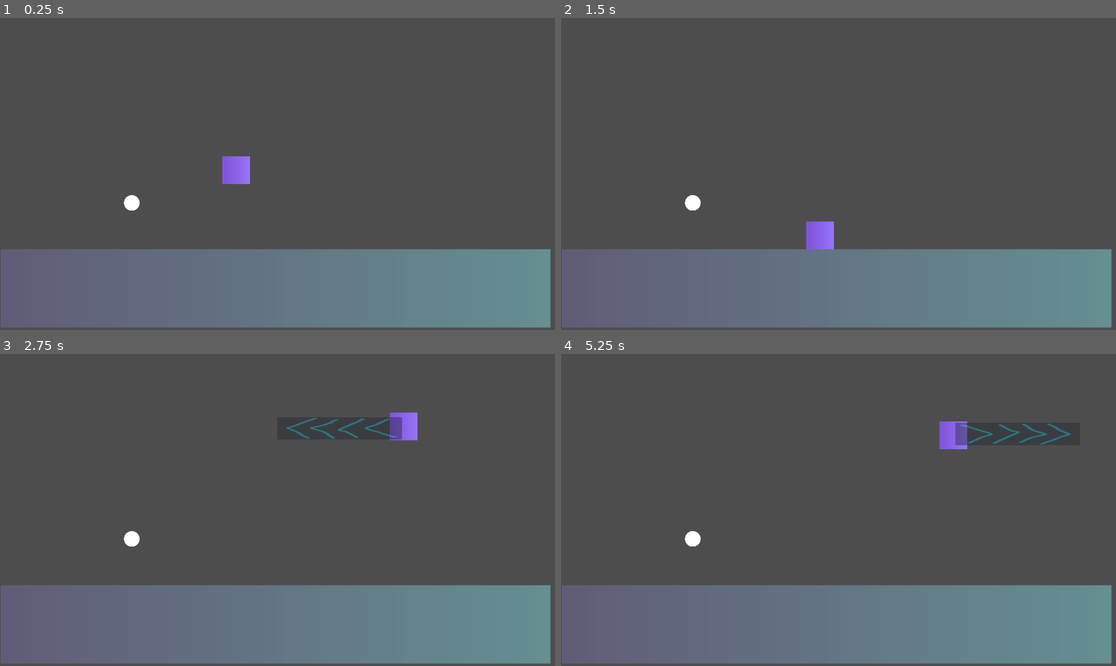
Above: before the commit, frames 1-4 (two rows, left to right).
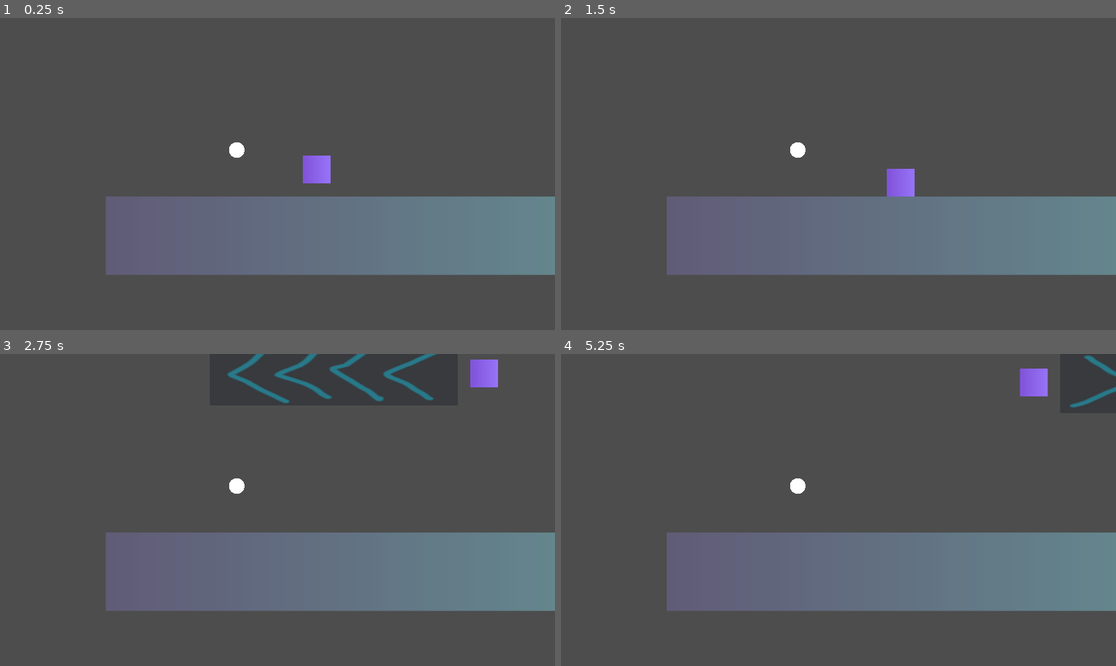
Above: after the commit, the same moments.

Repository: cmaciver/double-bubble-ggj
Game: Godot game, scene res://src/sab-test-scene.tscn
Same seed, same stepped clock (60 frames per second), same inputs: the game is played once before the commit and once after it.
Inputs (mouse positions are in pixels of both pictures, inside the frame that each line leads up to):
- Up to frame 1 (0.25 s): no input
- Up to frame 2 (1.5 s): move the mouse to (694, 202) at 0.52 s; hold Shift (platform_aim) 0.53-1.28 s; hold D (platform_right) from 0.53 s (still down); tap Space (platform_jump) at 0.77 s; tap Enter at 1.25 s; move the mouse to (727, 189) at 1.27 s; click (727, 189) at 1.35 s
- Up to frame 3 (2.75 s): tap Space (platform_jump) at 1.52 s; tap Shift (platform_aim) at 1.55 s; move the mouse to (333, 441) at 2.02 s; release D (platform_right) at 2.03 s; hold A (platform_left) from 2.03 s (still down); hold Shift (platform_aim) from 2.03 s (still down)
- Up to frame 4 (5.25 s): move the mouse to (810, 572) at 2.77 s; release A (platform_left) at 2.78 s; release Shift (platform_aim) at 2.78 s; hold D (platform_right) 2.78-4.28 s; right-click (810, 572) at 2.85 s; tap Space (platform_jump) at 3.02, 3.77, 4.25, 4.52 s; tap Shift (platform_aim) at 3.05, 4.55 s; move the mouse to (1005, 556) at 3.52 s; hold Shift (platform_aim) 3.53-4.28 s; move the mouse to (672, 463) at 4.27 s; hold A (platform_left) 4.28-5.03 s; click (672, 463) at 4.35 s; move the mouse to (866, 510) at 5.02 s; hold D (platform_right) from 5.03 s (still down); hold Shift (platform_aim) from 5.03 s (still down)

The runs differ from the first frame. In frame 1, 33% of the frame differs, in the area x 0-100%, y 39-100%; in frame 2, 33%; in frame 3, 35%, in the area x 0-100%, y 0-100%; in frame 4, 34%.

Commit message:
Fixed issue with Area Gravity not working on gun!

Diff:
--- a/double-bubble/src/bubble.tscn
+++ b/double-bubble/src/bubble.tscn
@@ -11,6 +11,7 @@
 collision_mask = 3
 input_pickable = true
 inertia = 4.0
+can_sleep = false
 constant_force = Vector2(0, -980)
 script = ExtResource("1_g2wj2")
 
--- a/double-bubble/src/player1/platformer-character.tscn
+++ b/double-bubble/src/player1/platformer-character.tscn
@@ -1,6 +1,7 @@
-[gd_scene load_steps=5 format=3 uid="uid://c6yel3id1rfn4"]
+[gd_scene load_steps=6 format=3 uid="uid://c6yel3id1rfn4"]
 
 [ext_resource type="Script" path="res://src/player1/platformer_character.gd" id="1_8wvk8"]
+[ext_resource type="PackedScene" uid="uid://dve7uktmtl1sy" path="res://src/wind_gun.tscn" id="2_rfbsy"]
 
 [sub_resource type="RectangleShape2D" id="RectangleShape2D_dnpdv"]
 size = Vector2(48, 48)
@@ -21,3 +22,7 @@
 position = Vector2(0, 1.90735e-06)
 scale = Vector2(0.75, 0.75)
 texture = SubResource("GradientTexture2D_wiprs")
+
+[node name="WindGun" parent="." instance=ExtResource("2_rfbsy")]
+visible = false
+scale = Vector2(0.970764, -0.45564)
--- a/double-bubble/src/player1/platformer_character.gd
+++ b/double-bubble/src/player1/platformer_character.gd
@@ -7,15 +7,7 @@
 var is_aiming = false
 var aim_dir = Vector2()
 
-var wind : Node2D
-var wind_area
-
-func _ready():
-	wind = Node2D.new()
-	call_deferred("add_sibling", wind)
-	wind.position = position
-	wind_area = load("res://src/wind_area.tscn").instantiate()
-	wind.add_child(wind_area)
+@onready var wind : Area2D = $WindGun
 
 func _physics_process(delta: float) -> void:
 	# Add the gravity.
@@ -26,24 +18,18 @@
 	if Input.is_action_just_pressed("platform_jump") and is_on_floor():
 		velocity.y = JUMP_VELOCITY
 
-	if Input.is_action_just_pressed("platform_aim"):
-		is_aiming = true
-		wind_area.show()
-
-	if Input.is_action_just_released("platform_aim"):
-		is_aiming = false
-		wind_area.hide()
-		#fan()
-
-	if is_aiming:
+	# Aiming
+	if Input.is_action_pressed("platform_aim"):
+		wind.show()
 		aim_dir = Input.get_vector("platform_left", "platform_right", "platform_up", "platform_down")
-		print(aim_dir.angle())
-		wind.position = position
-		wind.rotation_degrees = rad_to_deg(aim_dir.angle())
+		wind.gravity_direction = aim_dir
+		wind.rotation = aim_dir.angle()
 		if is_on_floor():
 			velocity = Vector2()
 
-	if(!is_aiming):
+	# Normal Movement
+	else:
+		wind.hide()
 		var direction := Input.get_axis("platform_left", "platform_right")
 		if direction:
 			velocity.x = direction * SPEED
@@ -55,6 +41,3 @@
 		var collision = get_slide_collision(i)
 		if collision.get_collider().name == "Bubble":
 			bubble_touched.emit(collision.get_collider())
-
-#func fan():
-	#fan_shot.emit(self.position, aim_dir)
--- a/double-bubble/src/sab-test-scene.tscn
+++ b/double-bubble/src/sab-test-scene.tscn
@@ -31,10 +31,13 @@
 texture = SubResource("GradientTexture2D_r3q18")
 
 [node name="Platformer" parent="." instance=ExtResource("1_o2pp1")]
-position = Vector2(817, 498)
+position = Vector2(732, 678)
 scale = Vector2(2, 2)
 
 [node name="BubblePopTimer" type="Timer" parent="."]
 wait_time = 0.11
 
+[node name="Camera2D" type="Camera2D" parent="."]
+position = Vector2(597, 723)
+
 [connection signal="timeout" from="BubblePopTimer" to="." method="_on_bubble_pop_timer_timeout"]
--- /dev/null
+++ b/double-bubble/src/wind_gun.gd
@@ -0,0 +1,11 @@
+extends Node2D
+
+
+# Called when the node enters the scene tree for the first time.
+func _ready() -> void:
+	pass # Replace with function body.
+
+
+# Called every frame. 'delta' is the elapsed time since the previous frame.
+func _process(delta: float) -> void:
+	pass
--- /dev/null
+++ b/double-bubble/src/wind_gun.tscn
@@ -0,0 +1,27 @@
+[gd_scene load_steps=4 format=3 uid="uid://dve7uktmtl1sy"]
+
+[ext_resource type="Script" path="res://src/wind_gun.gd" id="1_qqfju"]
+[ext_resource type="Texture2D" uid="uid://3eu6mogw8cuj" path="res://assets/temp/wind arrow.png" id="2_w6ln6"]
+
+[sub_resource type="RectangleShape2D" id="RectangleShape2D_nuamj"]
+size = Vector2(442, 236)
+
+[node name="WindGun" type="Area2D"]
+collision_layer = 3
+collision_mask = 3
+collision_priority = 100.0
+gravity_space_override = 1
+gravity_point_center = Vector2(1, 0)
+gravity_direction = Vector2(1, 0)
+script = ExtResource("1_qqfju")
+
+[node name="CollisionShape2D" type="CollisionShape2D" parent="."]
+modulate = Color(1, 1, 1, 0.329412)
+position = Vector2(268, 2)
+shape = SubResource("RectangleShape2D_nuamj")
+
+[node name="Sprite2D" type="Sprite2D" parent="."]
+modulate = Color(1, 1, 1, 0.482353)
+position = Vector2(268, 2.25)
+scale = Vector2(1, 0.99789)
+texture = ExtResource("2_w6ln6")
Not shown: 1 places in double-bubble/src/cam-test-scene.tscn that only renumber resources
Not shown: 1 places in double-bubble/src/sab-test-scene.tscn that only renumber resources
